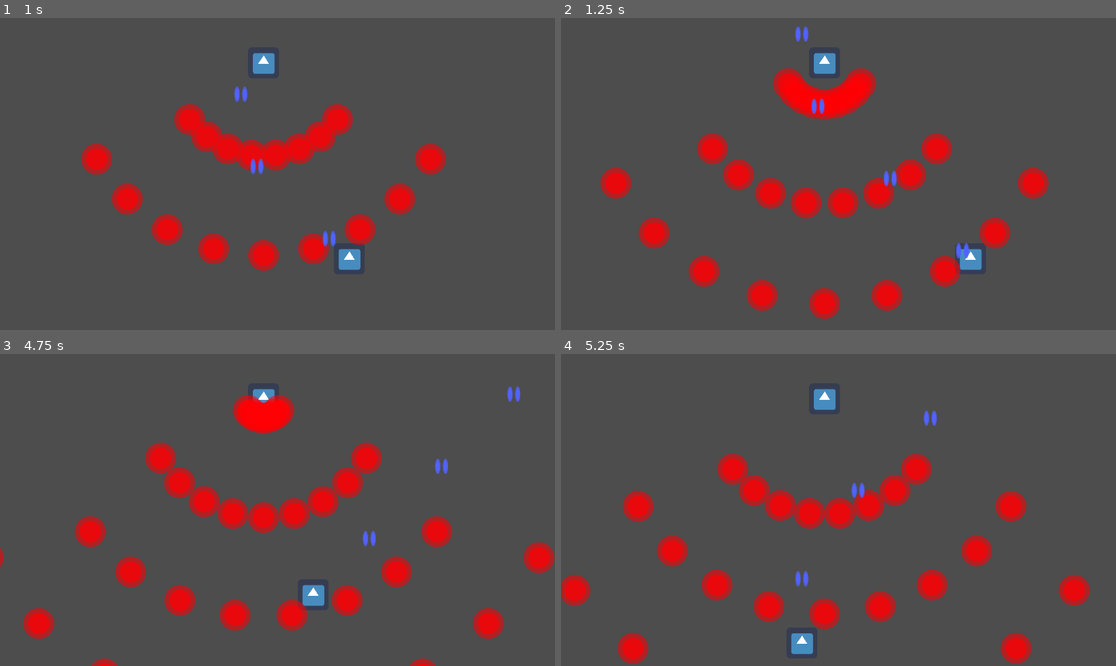
Above: before the commit, frames 1-4 (two rows, left to right).
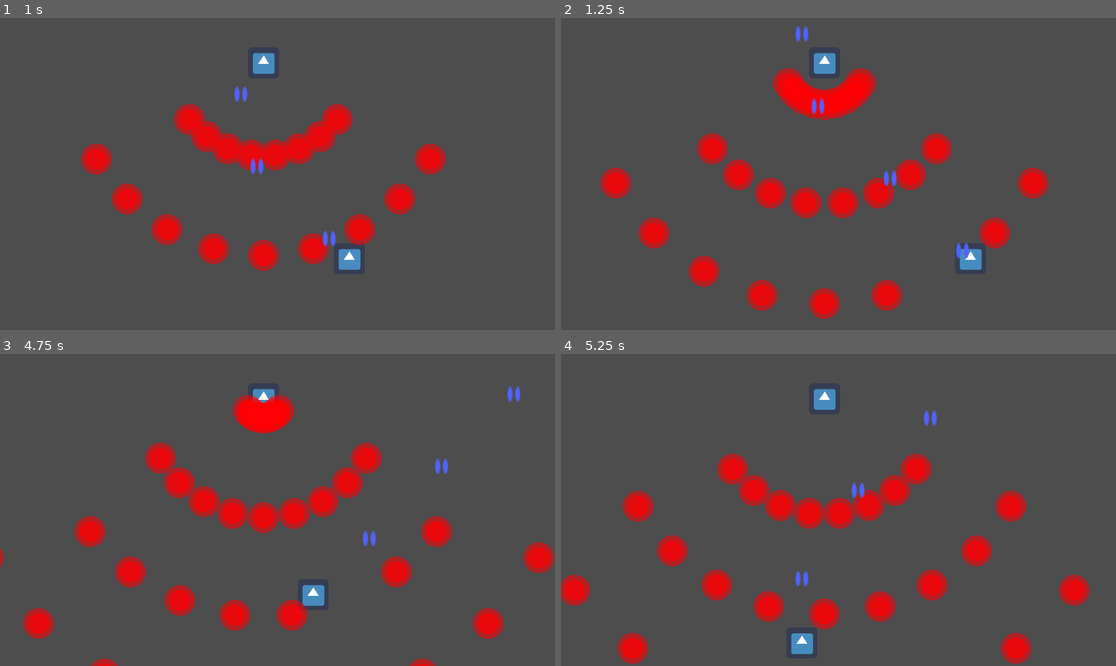
Above: after the commit, the same moments.

Repository: pham-t-alex/Timestop-Bullet-Hell
Game: Godot game, scene res://Scenes/level.tscn
Same seed, same stepped clock (60 frames per second), same inputs: the game is played once before the commit and once after it. The engine's default icon, where the game draws it, is replaced by a stand-in: a white triangle on a blue panel in a dark square.
Inputs:
- Up to frame 1 (1 s): hold D (Right) from 0.53 s (still down)
- Up to frame 2 (1.25 s): keep holding D (Right)
- Up to frame 3 (4.75 s): release D (Right) at 1.28 s; hold S (Down) 1.28-2.03 s; hold D (Right) 2.03-2.78 s; hold W (Up) 2.78-3.53 s; hold A (Left) from 3.53 s (still down)
- Up to frame 4 (5.25 s): release A (Left) at 5.03 s; hold S (Down) from 5.03 s (still down)

Frame 1 is identical in both runs. In frame 2, 0.4% of the frame differs, in the area x 66-72%, y 76-87%; in frame 3, 0.4%; in frame 4, nothing differs.

Commit message:
collision and health

Diff:
--- a/Scenes/boss.gd
+++ b/Scenes/boss.gd
@@ -1,5 +1,7 @@
 extends CharacterBody2D
 
+@export var maxHealth: int = 50
+@export var health: int = 50
 @export var action_set: Array[Resource]
 var currently_executing_salvo := false
 
@@ -9,6 +11,11 @@
 func _ready() -> void:
 	compile_salvos()
 	take_action()
+
+func take_damage(damage: int) -> void:
+	health = max(0, health - damage)
+	if (health == 0):
+		queue_free()
 
 func _generate_bullets_from_salvo(salvo: SalvoData, rotation: float, topLevel: bool) -> void:
 	for data in salvo.shots:
--- a/Scenes/bullet.gd
+++ b/Scenes/bullet.gd
@@ -26,4 +26,5 @@
 	velocity += absolute_accel * delta
 
 func _on_body_entered(body: Node2D) -> void:
-	pass # Replace with function body.
+	body.take_damage(1)
+	queue_free()
--- a/Scenes/player.gd
+++ b/Scenes/player.gd
@@ -1,10 +1,12 @@
 extends CharacterBody2D
 
 @export var speed: float = 500.0
+@export var maxHealth: int = 10
+@export var health: int = 10
+
 signal generate_bullet(pos: Vector2)
 
 func _physics_process(delta) -> void:
-
 	var direction := Input.get_vector("Left", "Right", "Up", "Down")
 	velocity = direction * speed
 
@@ -12,3 +14,8 @@
 
 func shoot() -> void:
 	generate_bullet.emit(position)
+
+func take_damage(damage: int) -> void:
+	health = max(0, health - damage)
+	if (health == 0):
+		queue_free()
--- a/Scenes/player_bullet.gd
+++ b/Scenes/player_bullet.gd
@@ -13,3 +13,7 @@
 
 func _physics_process(delta: float) -> void:
 	position += velocity * delta
+
+func _on_body_entered(body: Node2D) -> void:
+	body.take_damage(1)
+	queue_free()
--- a/Scenes/player_bullet.tscn
+++ b/Scenes/player_bullet.tscn
@@ -20,3 +20,5 @@
 [node name="CollisionShape2D" type="CollisionShape2D" parent="."]
 rotation = 1.5708
 shape = SubResource("CapsuleShape2D_lpujx")
+
+[connection signal="body_entered" from="." to="." method="_on_body_entered"]
